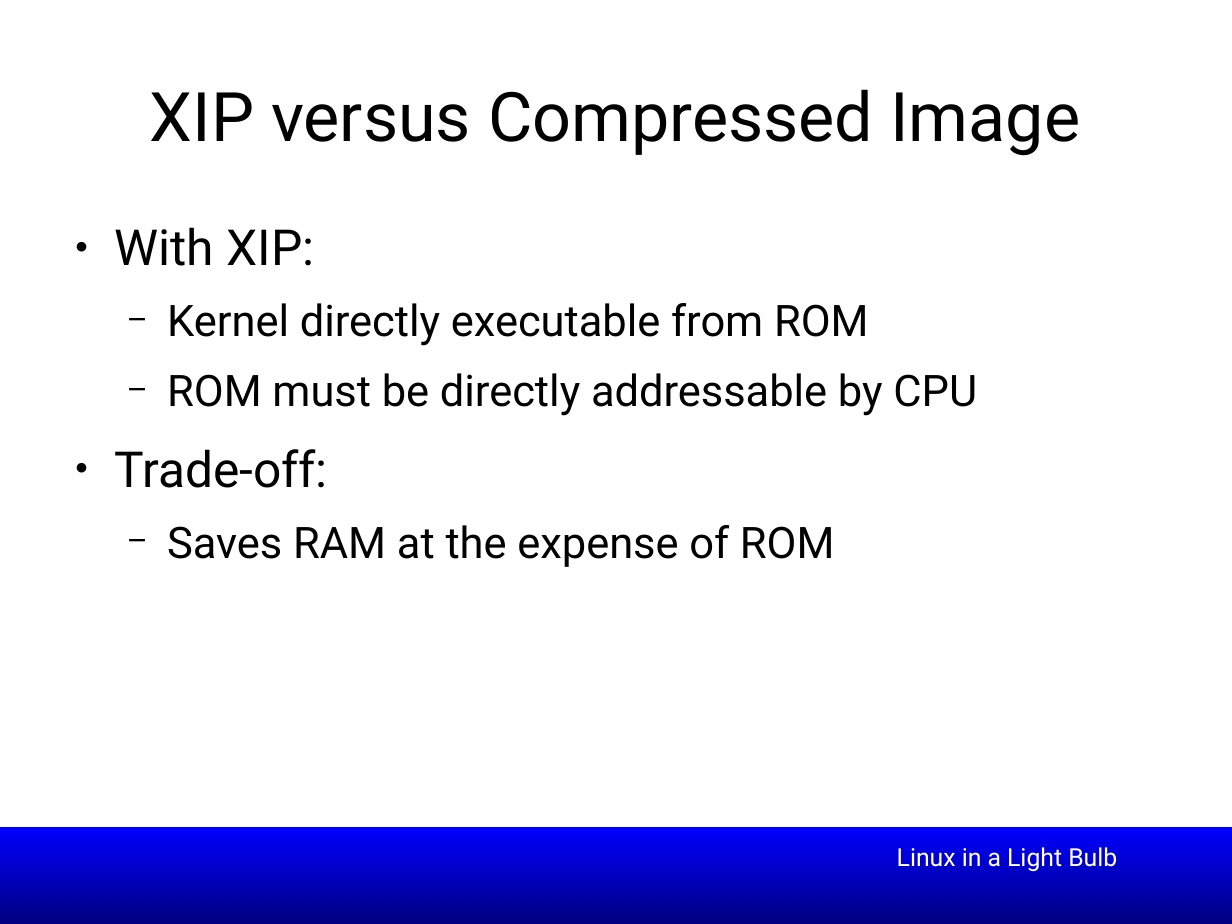
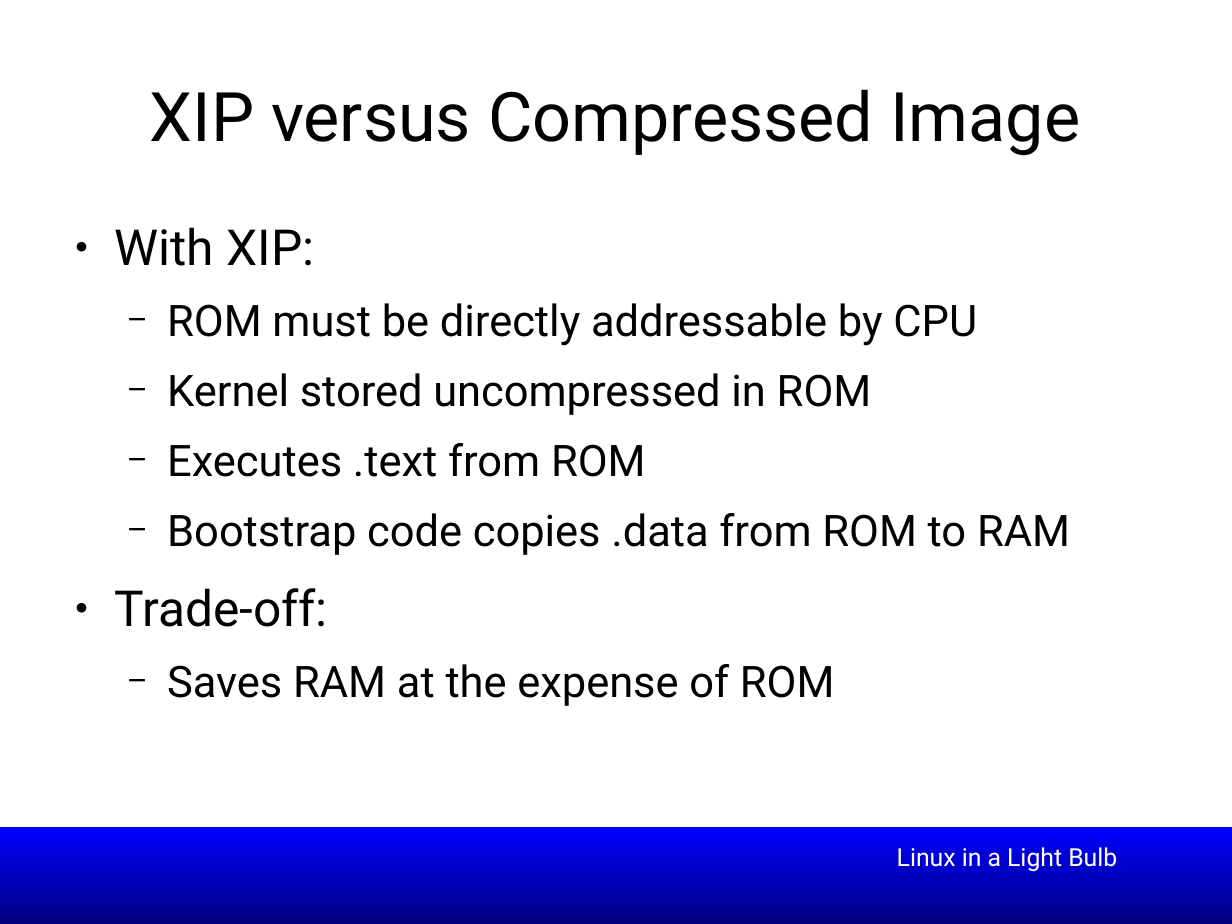
Before and after one commit to smipi1/elce2015, a slide deck: slide 6 of presentations/Linux_In_a_Lightbulb-Where_are_we_on_tinification-ELCE2015.odp. Drawn at 1232x924 pixels with LibreOffice and Linux fonts; fonts in the diff are those of the drawing; background and template pictures are left out. Boxes give left, top, right and bottom in pixels: in the first picture for what was removed or moved away, otherwise in the second. Text is boxed around its words. In the diff, an @@ line names an element or a change of style, - is before the commit and + after.

```diff
--- a/presentations/Linux_In_a_Lightbulb-Where_are_we_on_tinification-ELCE2015.odp
+++ b/presentations/Linux_In_a_Lightbulb-Where_are_we_on_tinification-ELCE2015.odp
@@ text at [167, 303, 869, 346]: paragraph removed @@
-  − Kernel directly executable from ROM
@@ text at [167, 373, 1070, 555]: paragraphs added @@
+  − Kernel stored uncompressed in ROM
+  − Executes .text from ROM
+  − Bootstrap code copies .data from ROM to RAM
```
Also in this commit, not shown: 12 other slides changed, 1 slide removed.
